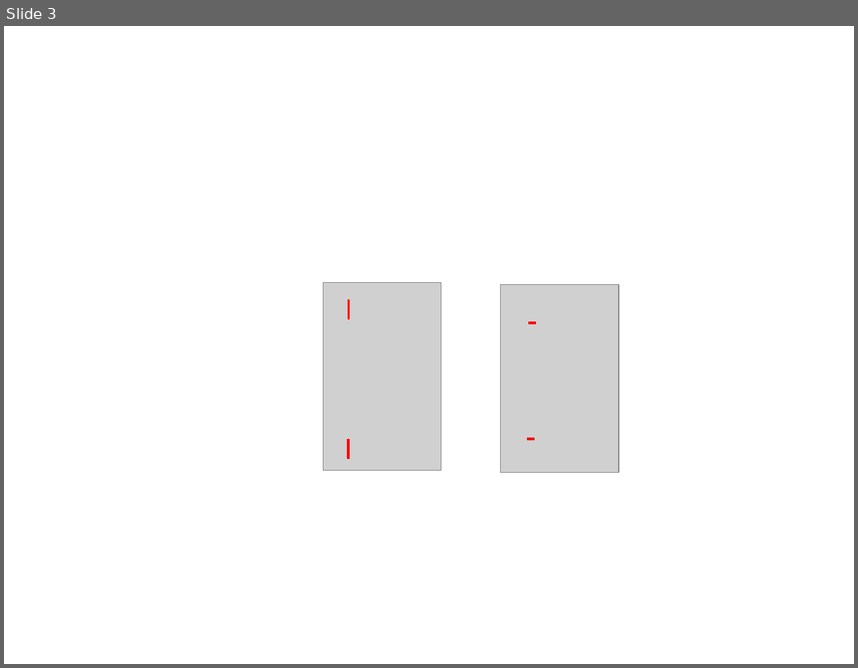
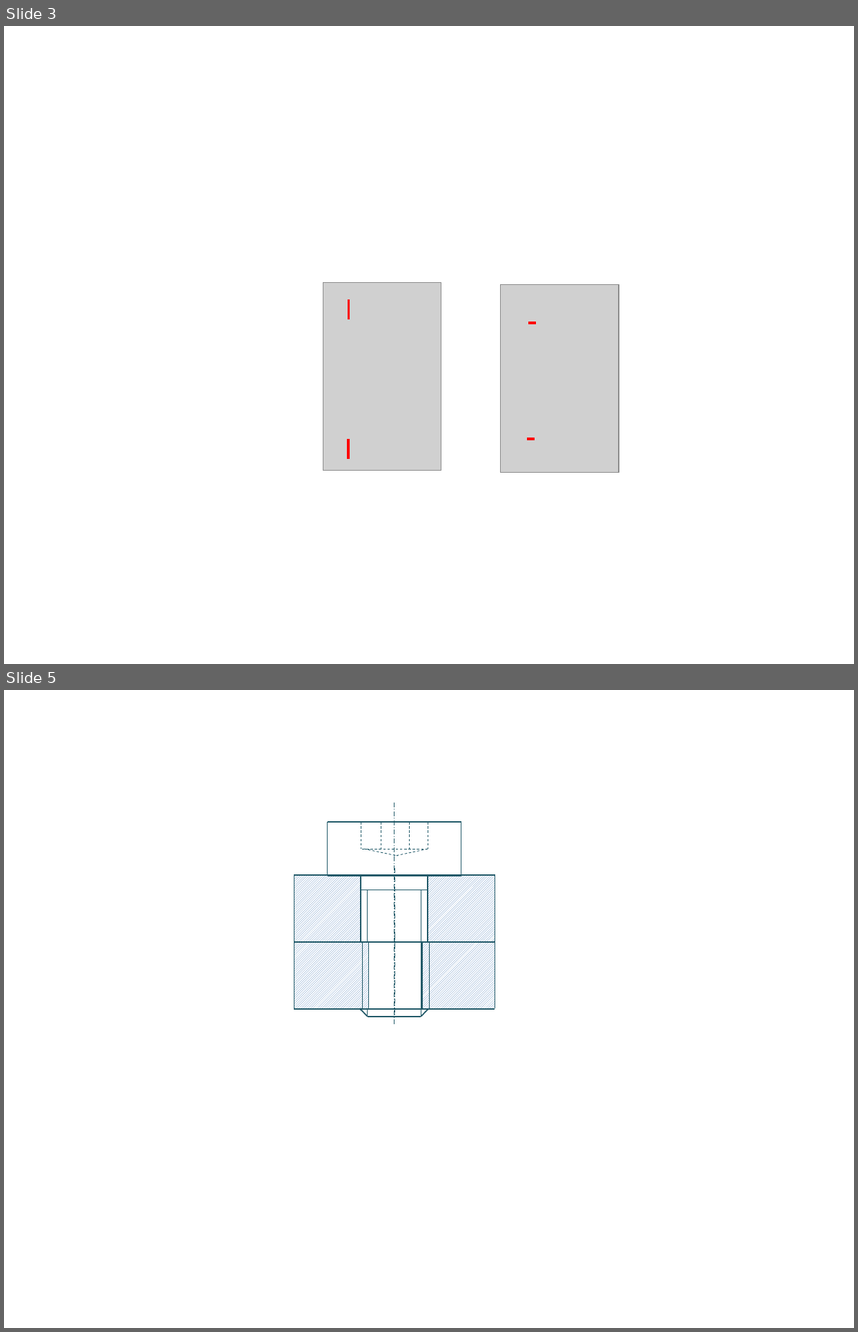
Before and after one commit to xpessoles/Cycle_Concevoir, a slide deck: 01_LiaisonEncastrement/Cours/Figures/Figures.pptx. Shown one above the other, each under a label of ours: slide 3 before the commit, slides 3 and 5 after it; the slides between them are not shown. The pictures are 858x668 and 858x1332 pixels, drawn with LibreOffice and Linux fonts; fonts in the diff are those of the drawing; grey boxes stand for pictures. Boxes give left, top, right and bottom in pixels: in the first picture for what was removed or moved away, otherwise in the second. Text is boxed around its words. In the diff, an @@ line names an element or a change of style, - is before the commit and + after.

```diff
--- a/01_LiaisonEncastrement/Cours/Figures/Figures.pptx
+++ b/01_LiaisonEncastrement/Cours/Figures/Figures.pptx
@@ slide 5 added at bbox=[4, 690, 854, 1328], background #FFFFFF @@
@@ group added at bbox=[327, 802, 461, 1024]: 21 lines @@
@@ rectangle added at bbox=[294, 876, 361, 942], fill pattern #4F81BD on #FFFFFF @@
@@ line added from (294, 876) to (495, 876), #215968 1 pt @@
@@ line added from (294, 876) to (294, 942), #215968 1 pt @@
@@ line added from (361, 876) to (361, 942), #215968 1 pt @@
@@ line added from (394, 869) to (394, 949), #215968 0.5 pt dashed @@
@@ line added from (428, 876) to (428, 943), #215968 1 pt @@
@@ line added from (495, 874) to (495, 942), #215968 1 pt @@
@@ rectangle added at bbox=[428, 876, 495, 943], fill pattern #4F81BD on #FFFFFF @@
@@ line added from (394, 935) to (394, 1015), #215968 0.5 pt dashed @@
@@ rectangle added at bbox=[294, 942, 369, 1008], fill pattern #4F81BD on #FFFFFF @@
@@ line added from (294, 942) to (495, 942), #215968 1 pt @@
@@ line added from (294, 942) to (294, 1008), #215968 1 pt @@
@@ line added from (362, 943) to (362, 1009), #215968 0.5 pt @@
@@ line added from (369, 943) to (369, 1009), #215968 1 pt @@
@@ rectangle added at bbox=[422, 942, 495, 1008], fill pattern #4F81BD on #FFFFFF @@
@@ line added from (422, 942) to (422, 1009), #215968 1 pt @@
@@ line added from (429, 942) to (429, 1008), #215968 0.5 pt @@
@@ line added from (495, 940) to (495, 1008), #215968 1 pt @@
@@ line added from (294, 1009) to (495, 1009), #215968 1 pt @@
```
Also in this commit, not shown: 1 other slide added, 1 other file.
